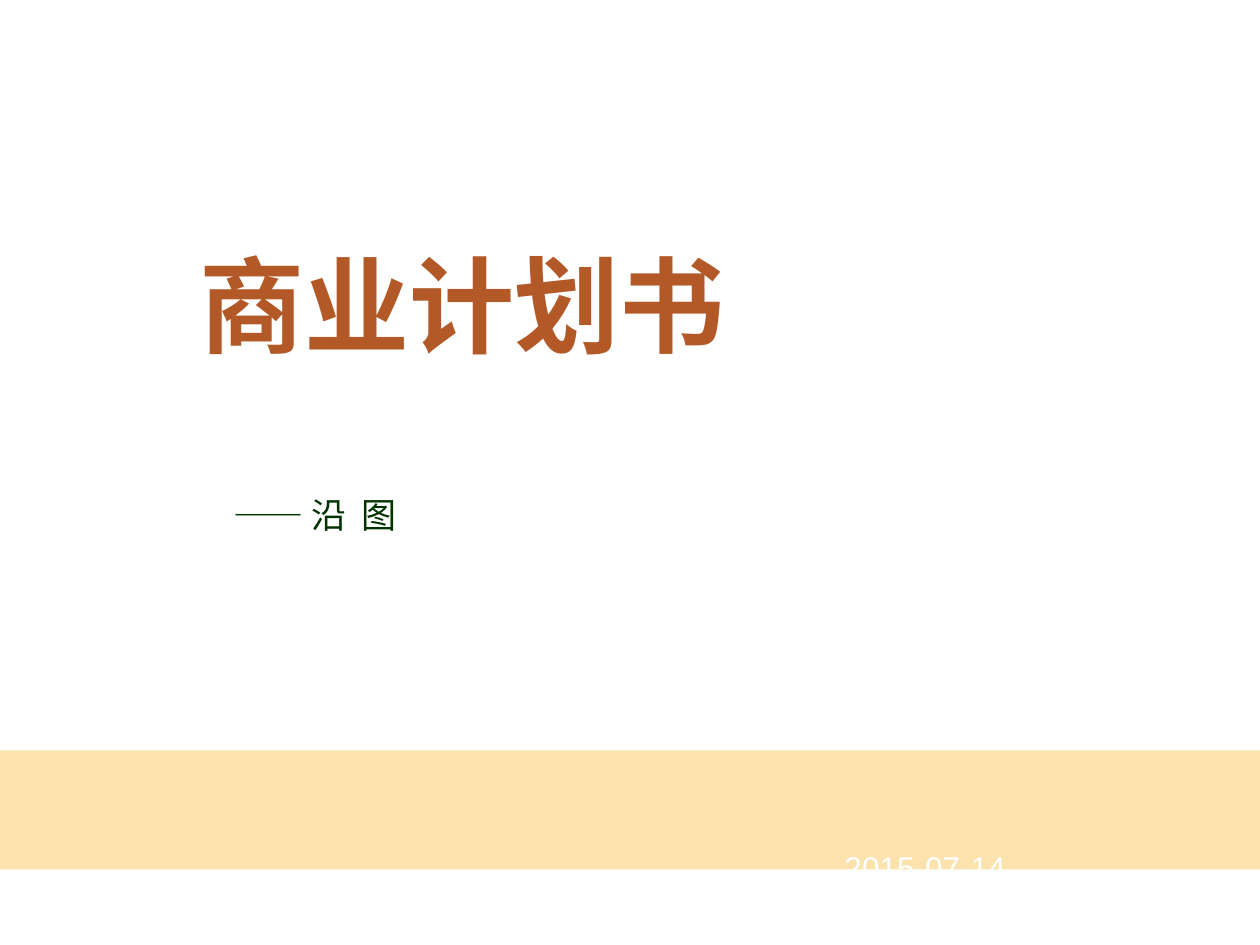
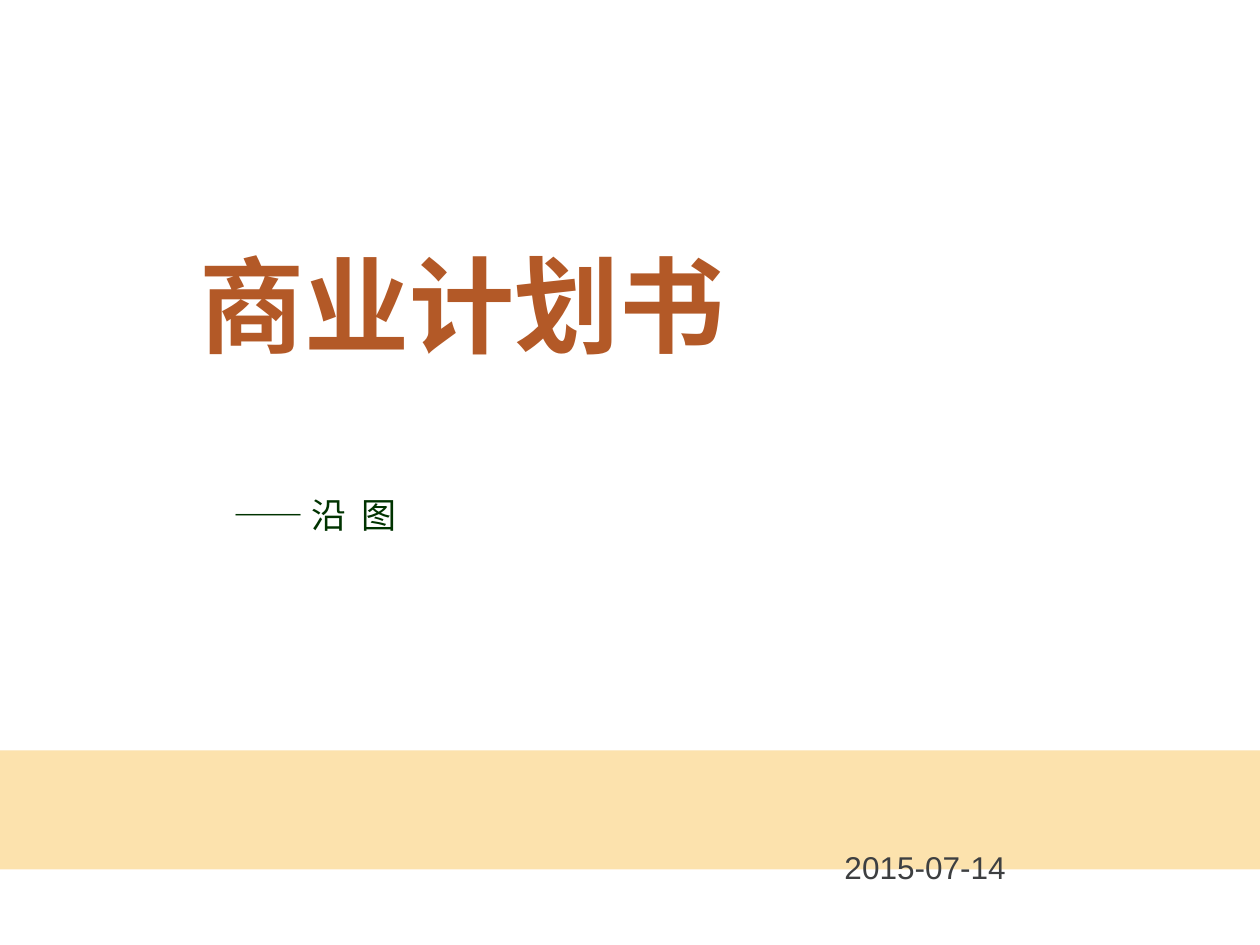
Before and after one commit to cylong1016/Via, a slide deck: slide 1 of doc/商业企划书_new.ppt. Drawn at 1260x945 pixels with LibreOffice and Linux fonts; fonts in the diff are those of the drawing; background and template pictures are left out. Boxes give left, top, right and bottom in pixels: in the first picture for what was removed or moved away, otherwise in the second. Text is boxed around its words. In the diff, an @@ line names an element or a change of style, - is before the commit and + after.

```diff
--- a/doc/商业企划书_new.ppt
+++ b/doc/商业企划书_new.ppt
@@ text "2015-07-14" at bbox=[844, 857, 1005, 885]: text colour #FFFFFF to #3D3F41 @@
```
Also in this commit, not shown: 8 other slides changed, 2 other files.
